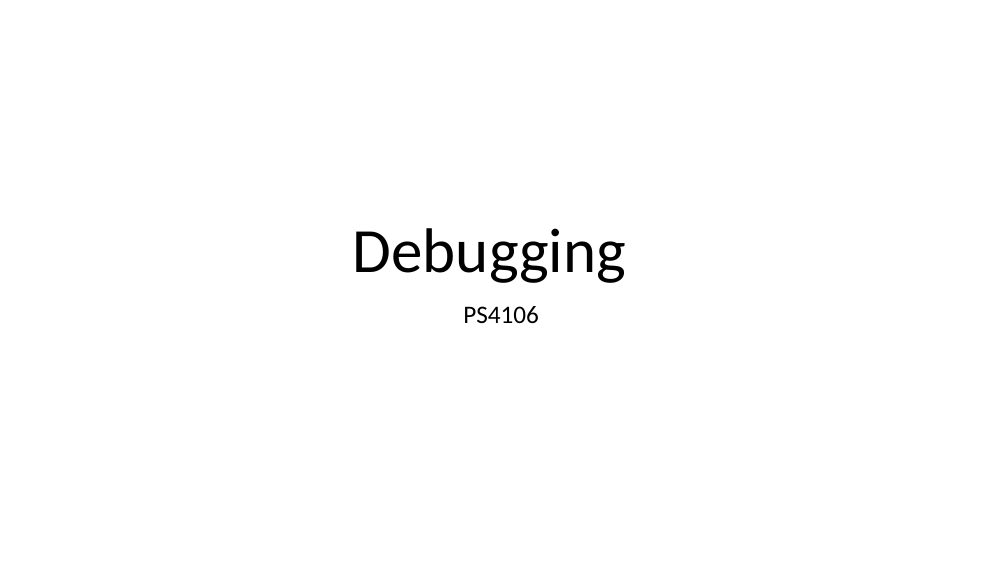
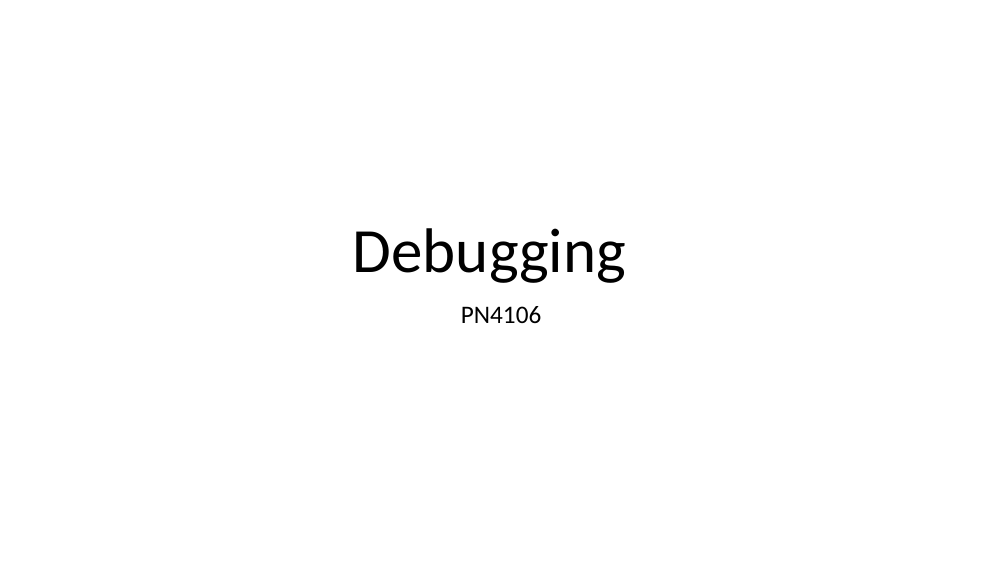
Before and after one commit to j-ales/PS4106_2024_25, a slide deck: slide 1 of slides/PS4106 - debugging.pptx. Drawn at 1008x567 pixels with LibreOffice and Linux fonts; fonts in the diff are those of the drawing. Boxes give left, top, right and bottom in pixels: in the first picture for what was removed or moved away, otherwise in the second. Text is boxed around its words. In the diff, an @@ line names an element or a change of style, - is before the commit and + after.

```diff
--- a/slides/PS4106 - debugging.pptx
+++ b/slides/PS4106 - debugging.pptx
@@ subtitle at box(461, 306, 541, 323): text changed @@
-PS4106
+PN4106
```
Also in this commit, not shown: 2 other slides changed, 3 slides added, 1 other file.
